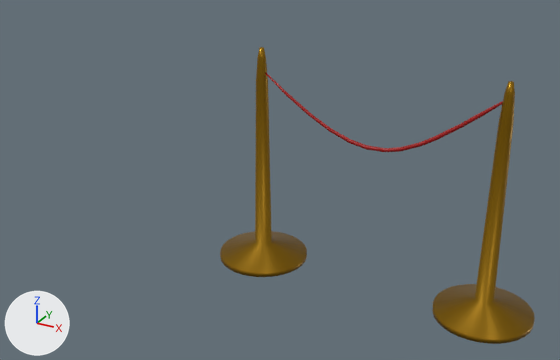
The FBX model AllaRicercaDelleInvenzioni/Assets/Models/Biblioteca/ostacolo.fbx, before and after one commit.
Before and after are seen from a 50 mm camera at (1.1, -5.42, 3.53) aimed at (-1.92, 0.07, 0.78). The lights are fixed; the arrows at lower left show +X, +Y and +Z. Where no turn or scale is listed for an object, it has been applied to the vertices.
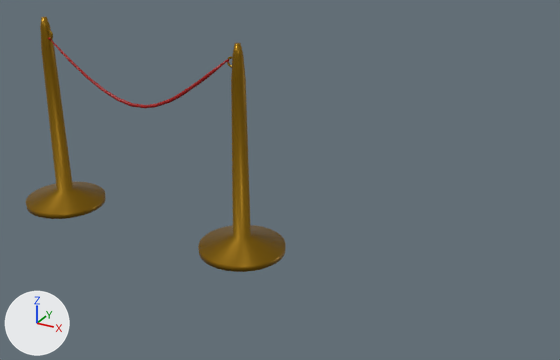
Edits to the scene script, one JSON object a line:
```json
{"block": "me_cylinder_002", "where": "# used by ob_cylinder_002; location = (-0.02, -0.015, 0.127)"}
{"op": "remove", "block": "me_cylinder_002", "code": "me_cylinder_002.from_pydata(...)  # 192 vertices, 162 faces; spans x -0.4..0.4, y -0.38..0.41, z -0.1..1.84"}
{"op": "add", "block": "me_cylinder_002", "code": "me_cylinder_002.from_pydata(...)  # 384 vertices, 324 faces; spans x -0.41..0.4, y -0.39..0.42, z -0.1..1.85"}
{"block": "me_cylinder_002", "change": "me_cylinder_002 part 1: a new loose piece of 192 vertices spanning x -0.41..0.4, y -0.39..0.42, z -0.1..1.85, in mat_material_003 (yellow #906a00)"}
{"block": "me_cylinder_001", "where": "# used by ob_cylinder_001; location = (-2.05, -0.015, 0.127)"}
{"op": "remove", "block": "me_cylinder_001", "code": "me_cylinder_001.from_pydata(...)  # 192 vertices, 162 faces; spans x -0.4..0.4, y -0.38..0.41, z -0.1..1.84"}
{"op": "add", "block": "me_cylinder_001", "code": "me_cylinder_001.from_pydata(...)  # 384 vertices, 324 faces; spans x -0.41..0.4, y -0.39..0.42, z -0.1..1.85"}
{"block": "me_cylinder_001", "change": "me_cylinder_001 part 2: a new loose piece of 192 vertices spanning x -0.41..0.4, y -0.39..0.42, z -0.1..1.85, in mat_material_002 (yellow #906a00)"}
{"op": "set", "path": "ob_beziercurve.location", "old": "(-1.051, -0.055, 1.308)", "new": "(-3.396, -0.069, 1.297)"}
{"op": "set", "path": "ob_cylinder_002.location", "old": "(-0.02, -0.015, 0.127)", "new": "(-2.28, -0.015, 0.127)"}
{"op": "set", "path": "ob_cylinder_001.location", "old": "(-2.05, -0.015, 0.127)", "new": "(-4.45, -0.015, 0.127)"}
```

Location of each change, [x1, y1, x2, y2] in pixels of the pictures (560 x 360 px):
```json
{"object": "Cylinder.002", "change": "reshaped, moved", "before": [432, 81, 535, 344], "after": [198, 43, 286, 272], "on screen": "14% narrower, 13% shorter"}
{"object": "Cylinder.001", "change": "reshaped, moved", "before": [220, 47, 307, 277], "after": [26, 17, 106, 219], "on screen": "8% narrower, 12% shorter"}
{"object": "BezierCurve", "change": "moved", "before": [265, 72, 503, 152], "after": [50, 40, 227, 108]}
{"part": 1, "of": "me_cylinder_002", "change": "added", "after": [198, 43, 286, 272]}
{"part": 2, "of": "me_cylinder_001", "change": "added", "after": [26, 17, 106, 219]}
```
